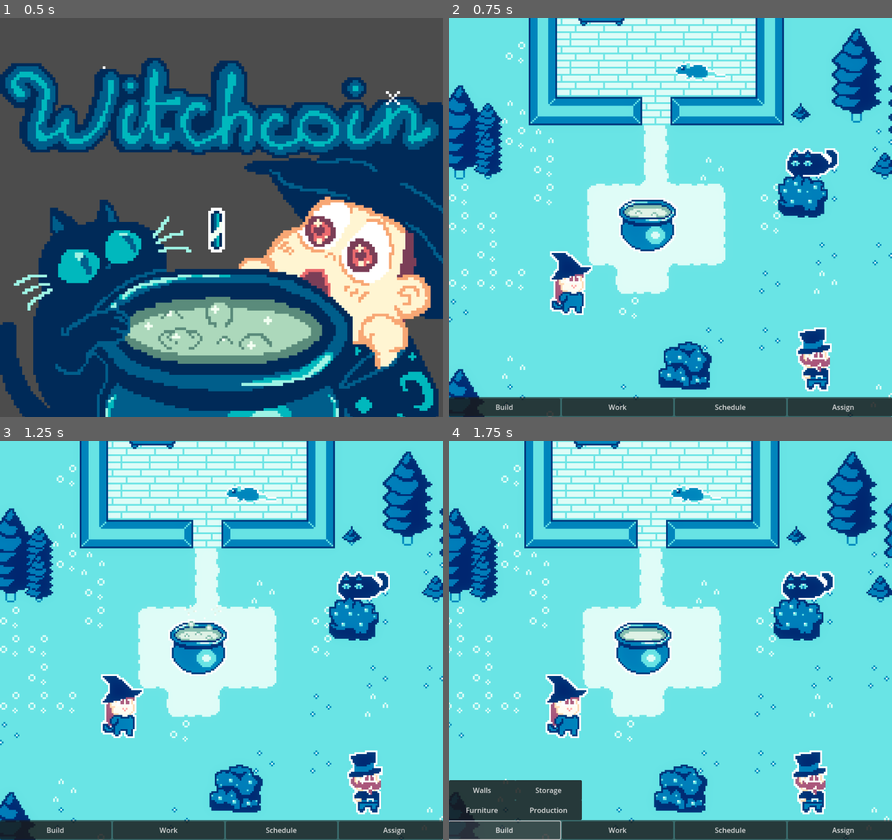
Above: before the commit, frames 1-4 (two rows, left to right).
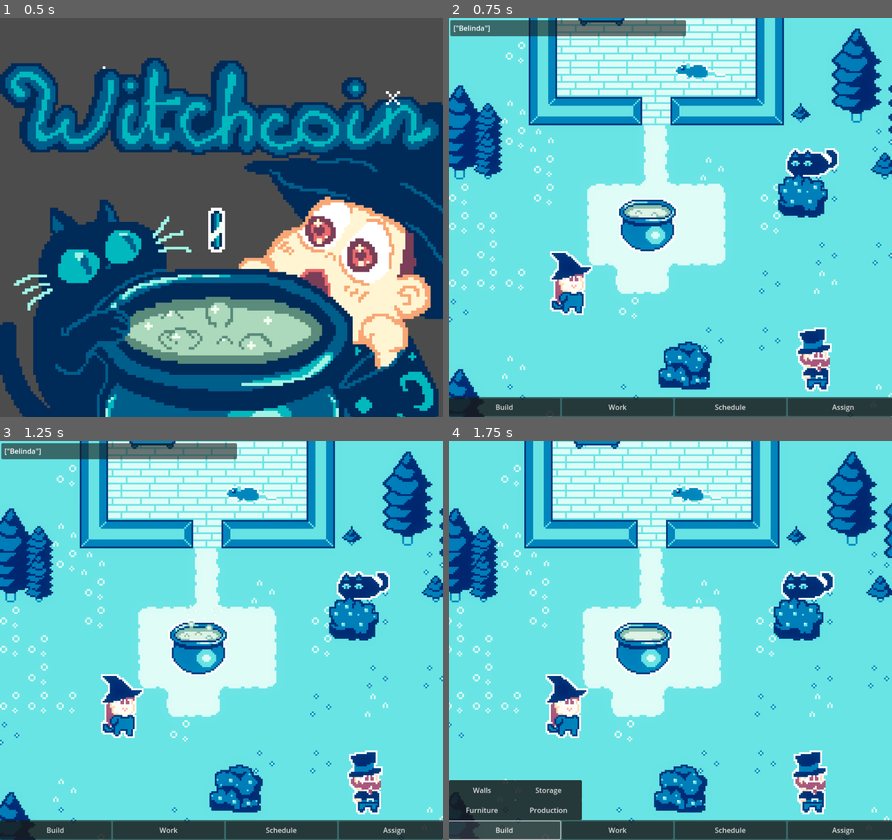
Above: after the commit, the same moments.

Repository: blueberryiswar/witchcoin
Game: Godot game, scene res://scenes/maps/start_screen.tscn
The game is run twice, just before and just after one commit, with the same random seed, the same clock (stepped at 60 frames per second) and the same inputs.
Inputs (mouse positions are in pixels of both pictures, inside the frame that each line leads up to):
- Up to frame 1 (0.5 s): no input
- Up to frame 2 (0.75 s): move the mouse to (767, 197) at 0.52 s; hold Right (right) from 0.53 s (still down); hold Right mouse button (act) from 0.53 s (still down)
- Up to frame 3 (1.25 s): keep holding Right (right); keep holding Right mouse button (act); click (318, 620) at 0.8 s
- Up to frame 4 (1.75 s): release Right (right) at 1.25 s; release Right mouse button (act) at 1.25 s; click "Build" at 1.25 s

Frame 1 is identical in both runs. In frame 2, 2.1% of the frame differs, in the area x 0-54%, y 0-5%; in frame 3, 2.1%; in frame 4, nothing differs.

Commit message:
pawn controll

Diff:
--- a/scenes/entities/pawn.tscn
+++ b/scenes/entities/pawn.tscn
@@ -1,10 +1,11 @@
-[gd_scene load_steps=23 format=3 uid="uid://bau0w6f25kfso"]
+[gd_scene load_steps=24 format=3 uid="uid://bau0w6f25kfso"]
 
 [ext_resource type="Script" uid="uid://ud2qfw861c6d" path="res://scripts/entities/pawn.gd" id="1_symn1"]
 [ext_resource type="Texture2D" uid="uid://d1dy0eujgt0c5" path="res://assets/characters/Kleidung1.png" id="2_bmei4"]
 [ext_resource type="Script" uid="uid://rrvq2hvi74fu" path="res://scripts/system/Path.gd" id="3_6048b"]
 [ext_resource type="Script" uid="uid://ceelwmcbgaxu" path="res://scripts/system/TaskManager.gd" id="4_4rwv0"]
 [ext_resource type="Script" uid="uid://bfu0b471xlehy" path="res://scripts/system/PawnAI.gd" id="5_i63vw"]
+[ext_resource type="PackedScene" uid="uid://dpl3m4517uyn8" path="res://scenes/system/click_target.tscn" id="6_5ebhw"]
 
 [sub_resource type="Animation" id="Animation_65lab"]
 length = 0.001
@@ -281,3 +282,6 @@
 
 [node name="PawnAI" type="Node" parent="."]
 script = ExtResource("5_i63vw")
+
+[node name="ClickTarget" parent="." node_paths=PackedStringArray("sprite") instance=ExtResource("6_5ebhw")]
+sprite = NodePath("../Body")
--- a/scenes/maps/witchwood.tscn
+++ b/scenes/maps/witchwood.tscn
@@ -19,6 +19,7 @@
 [ext_resource type="Script" uid="uid://3a485htvckhn" path="res://scripts/GUI/UI.gd" id="15_iprrl"]
 [ext_resource type="Script" uid="uid://chthvgxg7jsff" path="res://scripts/GUI/pnl_bottom.gd" id="16_as3bw"]
 [ext_resource type="Script" uid="uid://po08t5fp32c4" path="res://scripts/GUI/pnl_architect.gd" id="17_1kn08"]
+[ext_resource type="Script" uid="uid://b13bwv1ks5f3j" path="res://scripts/GUI/pnl_top.gd" id="20_35v6s"]
 
 [sub_resource type="CanvasItemMaterial" id="CanvasItemMaterial_roao7"]
 
@@ -919,6 +920,7 @@
 path_finder = NodePath("../../PathFinding")
 ground_grid = NodePath("..")
 item_manager = NodePath("../../ItemManager")
+pawn_name = "Belinda"
 active = true
 controllable = true
 
@@ -927,6 +929,7 @@
 path_finder = NodePath("../../PathFinding")
 ground_grid = NodePath("..")
 item_manager = NodePath("../../ItemManager")
+pawn_name = "Maximillian"
 clothes = 16
 pants = 8
 hair = 24
@@ -1096,3 +1099,17 @@
 anchor_left = 1.016
 anchor_right = 3.325
 anchor_bottom = 1.0
+
+[node name="pnl-top" type="Panel" parent="UI"]
+offset_left = 3.0
+offset_top = 5.0
+offset_right = 535.0
+offset_bottom = 41.0
+script = ExtResource("20_35v6s")
+
+[node name="Label" type="Label" parent="UI/pnl-top"]
+layout_mode = 0
+offset_left = 7.0
+offset_top = 6.0
+offset_right = 522.0
+offset_bottom = 29.0
--- /dev/null
+++ b/scripts/GUI/pnl_top.gd
@@ -0,0 +1,14 @@
+@tool
+extends Panel
+
+@onready var text_label: Label = $Label
+var active_pawns : Array[String]
+
+func _process(delta):
+	var pawns = get_tree().get_nodes_in_group("Pawn")
+	for pawn in pawns:
+		if pawn.active and !active_pawns.has(pawn.pawn_name):
+			active_pawns.append(pawn.pawn_name)
+		elif !pawn.active and active_pawns.has(pawn.pawn_name):
+			active_pawns.erase(pawn.pawn_name)
+	text_label.text = str(active_pawns)
--- a/scripts/entities/Food.gd
+++ b/scripts/entities/Food.gd
@@ -15,4 +15,4 @@
 	add_to_group("food")
 
 func on_click():
-	print("click")
+	pass
--- a/scripts/entities/Tree.gd
+++ b/scripts/entities/Tree.gd
@@ -1,11 +1,13 @@
 extends Plant
+
+var age
 
 # Called when the node enters the scene tree for the first time.
 func _ready():
 	super._ready()
 	add_to_group("Tree")
 	var rng = RandomNumberGenerator.new()
-	var age = rng.randi_range(0, 3)
+	age = rng.randi_range(0, 3)
 	frame = age
 
 func drop_item():
--- a/scripts/entities/pawn.gd
+++ b/scripts/entities/pawn.gd
@@ -5,6 +5,7 @@
 @export var path_finder : Pathfinder
 @export var ground_grid  : TileMapLayer
 @export var item_manager : ItemManager
+@export var pawn_name : String = "Bob"
 @export var clothes : int = 19
 @export var pants : int = 2
 @export var hair : int = 25
@@ -24,6 +25,7 @@
 
 # Called when the node enters the scene tree for the first time.
 func _ready():
+	add_to_group("Pawn")
 	animation_player.play("idle")
 	$Body/Hair.frame = hair
 	$Body/Clothes.frame = clothes
@@ -132,3 +134,7 @@
 func update_position():
 	path_finder.move_solid(old_position, global_position)
 	old_position = global_position
+
+func on_rightclick():
+	active = not active
+	controllable = not controllable
--- a/scripts/system/ClickTarget.gd
+++ b/scripts/system/ClickTarget.gd
@@ -5,4 +5,9 @@
 func _input(event):
 	if event.is_action_pressed("act"):
 		if sprite.is_pixel_opaque(sprite.get_local_mouse_position()):
-			get_parent().on_click()
+			if get_parent().has_method("on_click"):
+				get_parent().on_click()
+	elif event.is_action_pressed("move"):
+		if sprite.is_pixel_opaque(sprite.get_local_mouse_position()):
+			if get_parent().has_method("on_rightclick"):
+				get_parent().on_rightclick()
Not shown: 1 places in scenes/maps/witchwood.tscn that only renumber resources
Not shown, added: scripts/GUI/pnl_top.gd.uid
